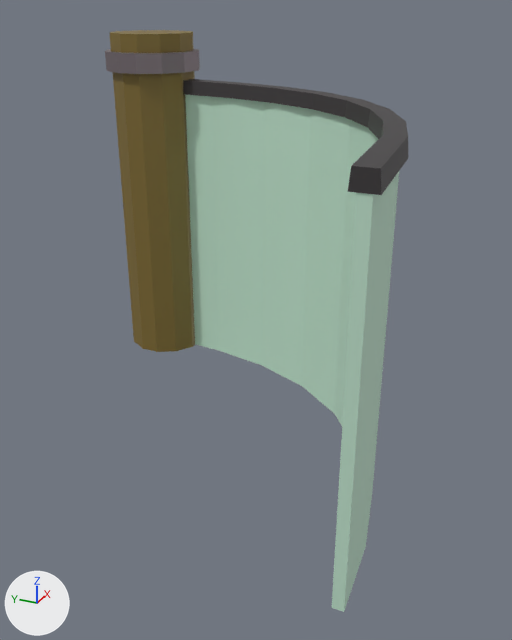
Two versions of the FBX model Assets/_Game/Models/Environment/Log_Fence_Curved.fbx, one commit apart.
Rendered twice from a 50 mm lens placed at (-4.0, 1.57, 2.2), pointed at (-0.97, 2.93, 0.68). Every picture has the same lights, and +X, +Y and +Z are marked at lower left. Where no turn or scale is listed for an object, it has been applied to the vertices.

The first picture shows 'Fence_Log_Curved', 'Fence_Log_Curved_Glass'.
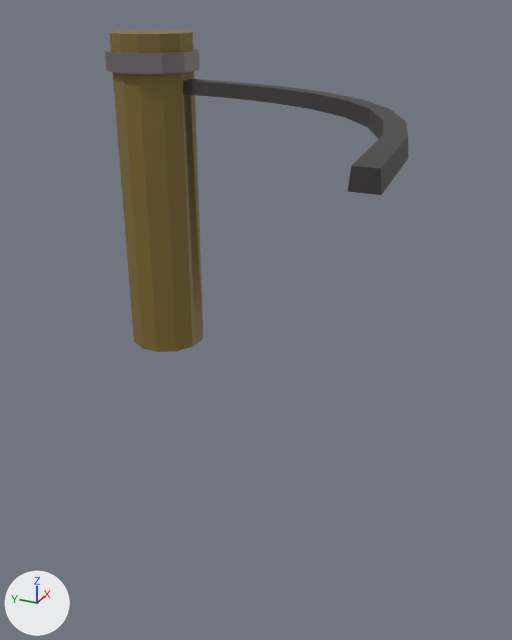
The newer file is also turned or shifted as a whole; pictures and numbers use the older file's frame.

Boxes (x1, y1, x2, y2) around the edits, measured in the pictures (512 x 640 px):
'Fence_Log_Curved_Glass', deleted
    before: (185, 94, 399, 612)

Diff of the bpy script that builds the scene:
```diff
--- a/Assets/_Game/Models/Environment/Log_Fence_Curved.fbx.py
+++ b/Assets/_Game/Models/Environment/Log_Fence_Curved.fbx.py
@@ ob_fence_log_curved_glass @@
-ob_fence_log_curved_glass = bpy.data.objects.new('Fence_Log_Curved_Glass', me_fence_log_curved_glass)
-ob_fence_log_curved_glass.location = (-0.12, 3.995, 0.0)
```
